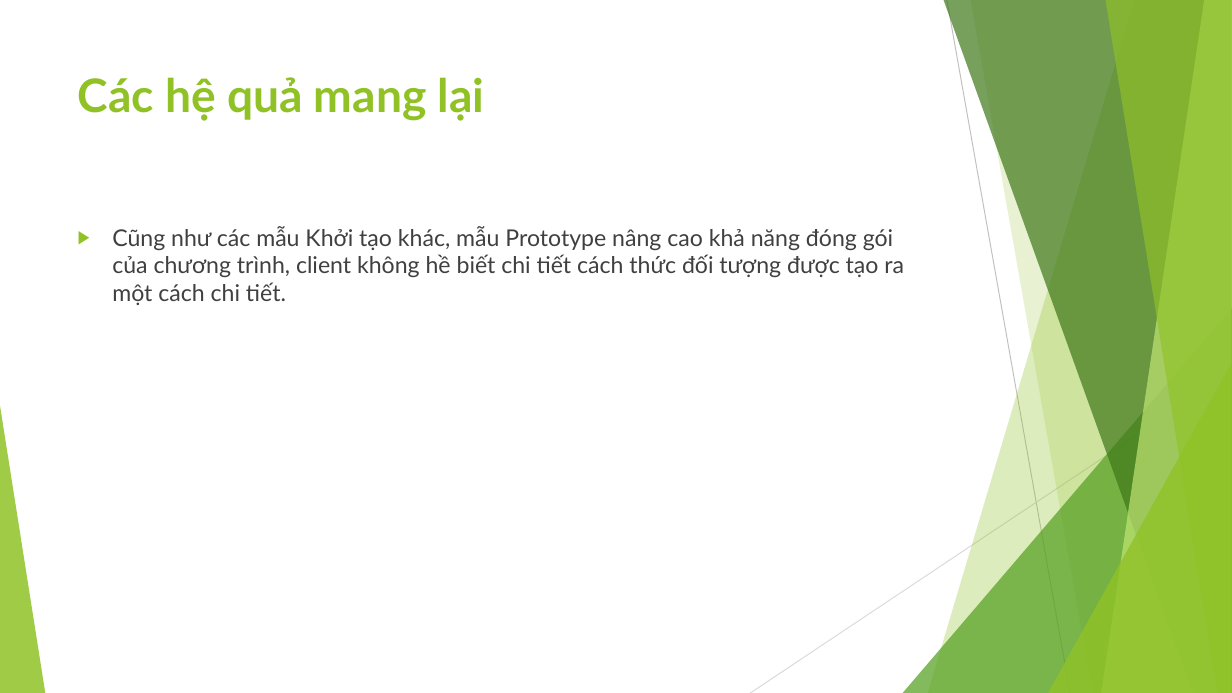
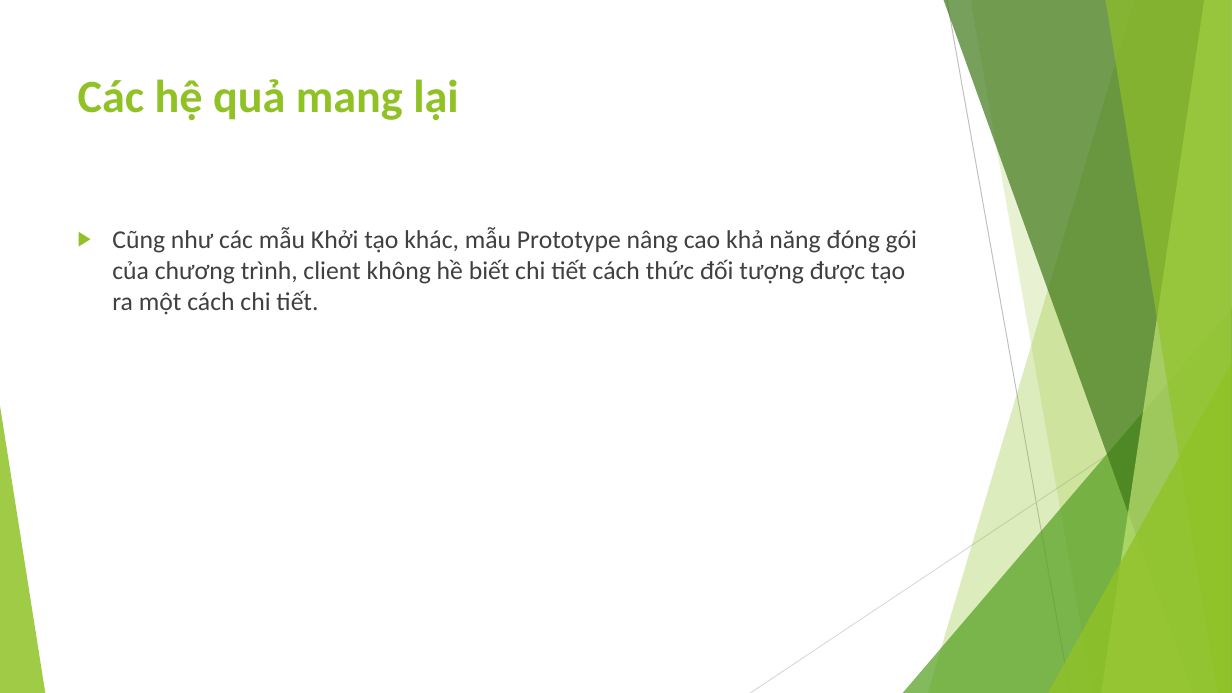
Before and after one commit to ChrisJamison/design_pattern, a slide deck: slide 8 of Báo cáo cuối kỳ/4. Prototype/Slide.pptx. Drawn at 1232x693 pixels with LibreOffice and Linux fonts; fonts in the diff are those of the drawing. Boxes give left, top, right and bottom in pixels: in the first picture for what was removed or moved away, otherwise in the second. Text is boxed around its words. In the diff, an @@ line names an element or a change of style, - is before the commit and + after.

Commit message:
Complete Prototype - Demo updating...

```diff
--- a/Báo cáo cuối kỳ/4. Prototype/Slide.pptx
+++ b/Báo cáo cuối kỳ/4. Prototype/Slide.pptx
@@ title "Các hệ quả mang lại" at <box>78,79,458,120</box>: font Lato to Calibri @@
@@ text "Cũng như các mẫu Khởi ..." at <box>112,227,917,315</box>: size 18 to 20 pt, font Lato to Calibri @@
```
Also in this commit, not shown: 10 other slides changed, 2 slides added, 1 slide removed, 15 other files.
